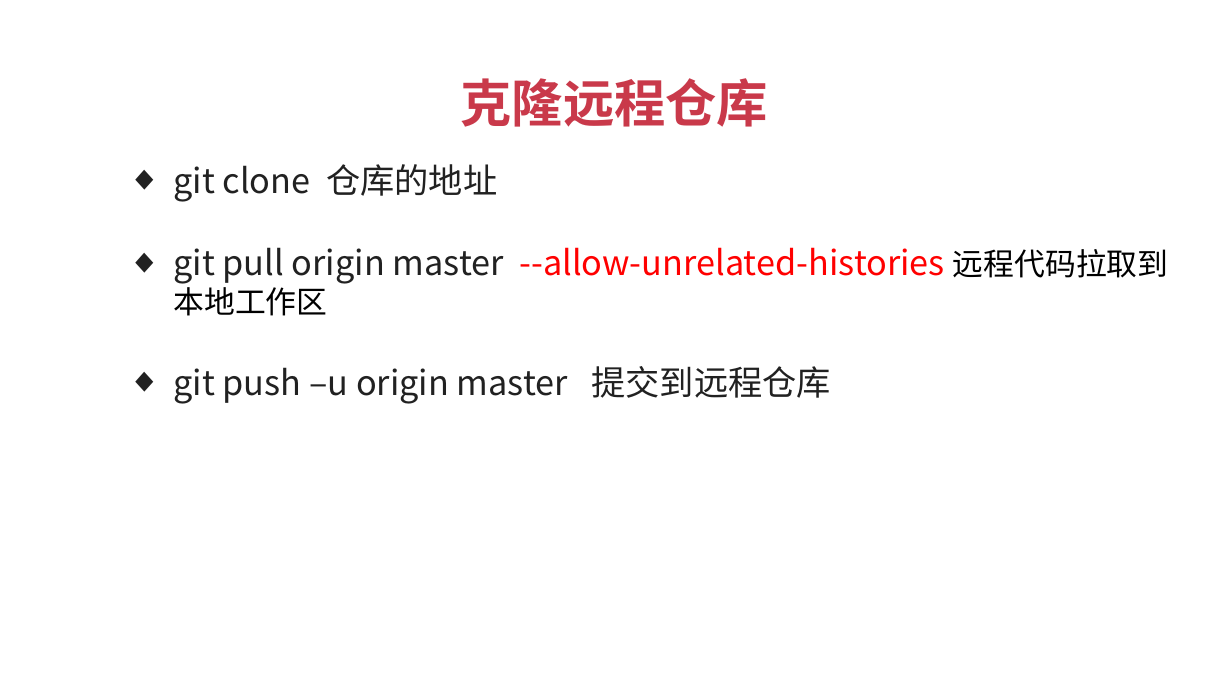
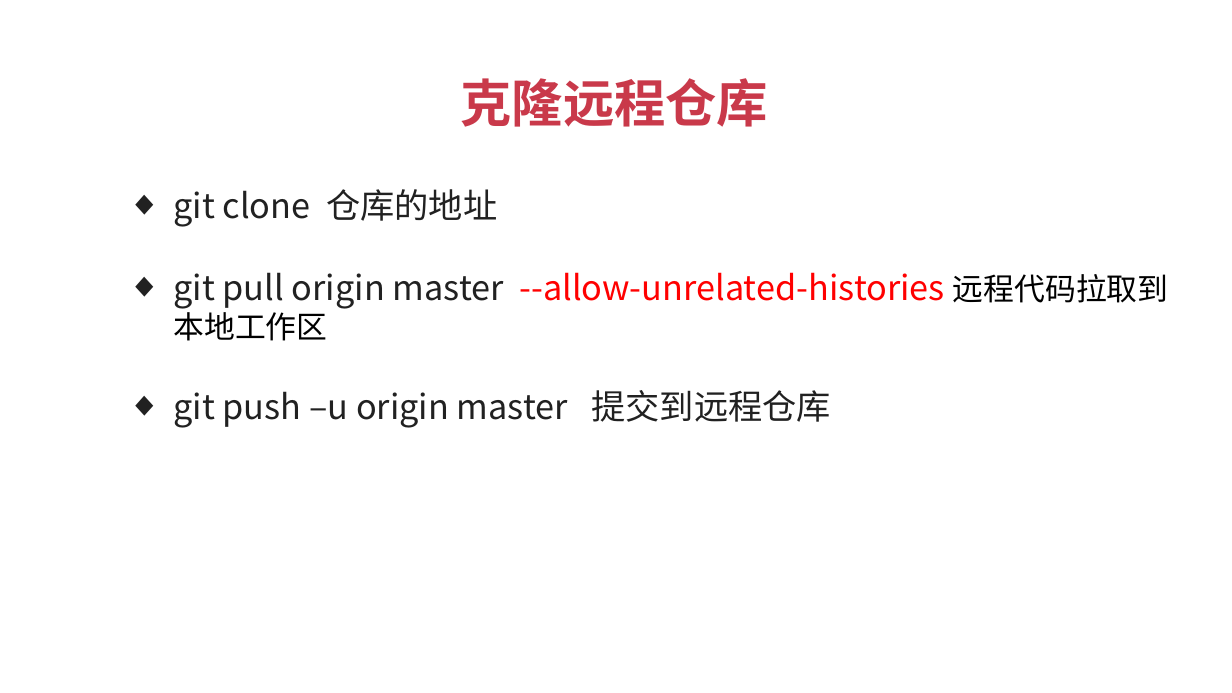
Before and after one commit to JSFFZL/Courseware-PPT, a slide deck: slide 11 of github.pptx. Drawn at 1232x693 pixels with LibreOffice and Linux fonts; fonts in the diff are those of the drawing; background and template pictures are left out. Boxes give left, top, right and bottom in pixels: in the first picture for what was removed or moved away, otherwise in the second. Text is boxed around its words. In the diff, an @@ line names an element or a change of style, - is before the commit and + after.

```diff
--- a/github.pptx
+++ b/github.pptx
@@ text "git clone 仓库的地址": place and size @@
-text "git clone 仓库的地址" at (173, 164, 1169, 404)
+text "git clone 仓库的地址" at (173, 189, 1169, 428)
```
Also in this commit, not shown: 4 other slides changed.
